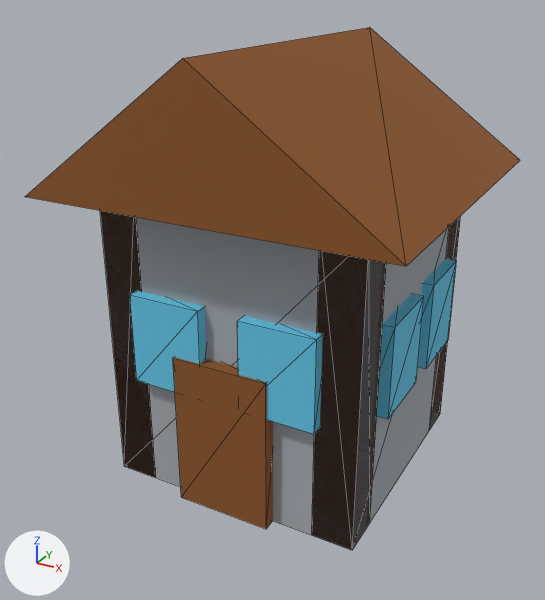
The glTF model assets/props/well.glb: old version first, new version second.
Before and after are seen from a 50 mm lens placed at (0.873, -1.703, 1.292), pointed at (-0.029, -0.063, 0.472). Arrows for +X, +Y and +Z are at lower left; the lights stay in place. The first picture is the older version. Mesh edges are drawn as thin lines. Vertices at exactly the same position are counted once.

Script lines for the objects in view, before the commit:
```python
me_beams = bpy.data.meshes.new('beams')
me_beams.from_pydata(...)  # 78 vertices, 128 faces; spans x -0.47..0.47, y -0.47..0.47, z 0.0..1.136
# faces by material slot: [48, 12, 8, 48, 12]
me_beams.materials.append(mat_beam)  # brown #6e4326
me_beams.materials.append(mat_wall)  # grey #a8adb3
me_beams.materials.append(mat_roof)  # brown #8d5524
me_beams.materials.append(mat_window)  # cyan #63c7e8
me_beams.materials.append(mat_door)  # brown #8d5524
ob_beams = bpy.data.objects.new('beams', me_beams)
ob_beams.location = (0.0, 0.0, 0.0)
```
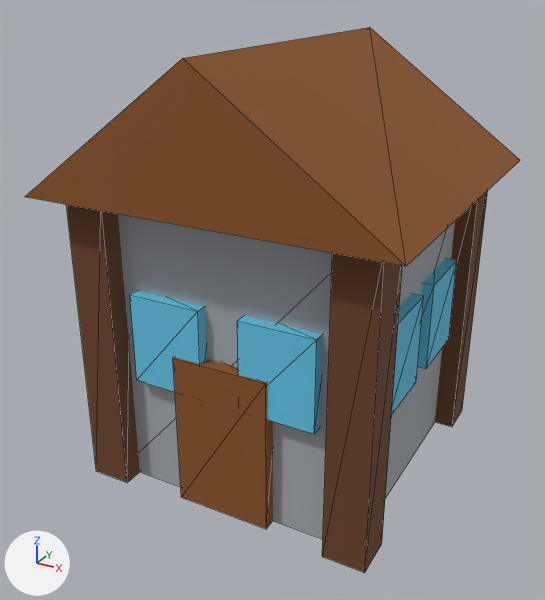
The change in detail:
me_beams is used by ob_beams; location (0.0, 0.0, 0.0).
me_beams had 78 vertices, 128 faces and spanned x -0.47..0.47, y -0.47..0.47, z 0.0..1.136.
me_beams now has 86 vertices, 128 faces and spans x -0.47..0.47, y -0.47..0.47, z 0.0..1.136.
me_beams part 1: a new loose piece, a box spanning x -0.405..-0.295, y -0.405..-0.295, z 0.0..0.8, in mat_beam (brown #6e4326).
me_beams part 2: a new loose piece, a box spanning x 0.295..0.405, y -0.405..-0.295, z 0.0..0.8, in mat_beam (brown #6e4326).
me_beams part 3: a new loose piece, a box spanning x 0.295..0.405, y 0.295..0.405, z 0.0..0.8, in mat_beam (brown #6e4326).
Part 4, on me_beams:
24 vertices are removed from x -0.35..0.35, y -0.35..0.35, z 0.0..0.8.
48 faces are deleted.
Other edits to the shape of me_beams do not show in these pictures.

Pixel boxes (x1, y1, x2, y2) of what changed, in the pictures (545 x 600 px):
'beams', reshaped
    before: (25, 27, 520, 550)
    after: (25, 27, 520, 573)
part 1 of me_beams, added (brown)
    after: (66, 205, 140, 483)
part 2 of me_beams, added (brown)
    after: (322, 253, 402, 573)
part 3 of me_beams, added (brown)
    after: (435, 191, 488, 427)
part 4 of me_beams, deleted
    before: (100, 211, 461, 550)
